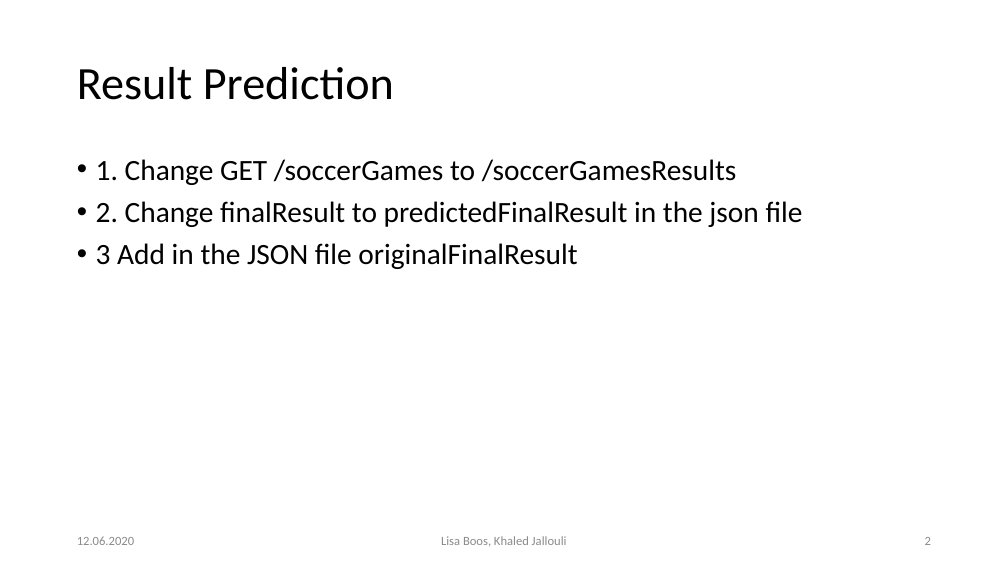
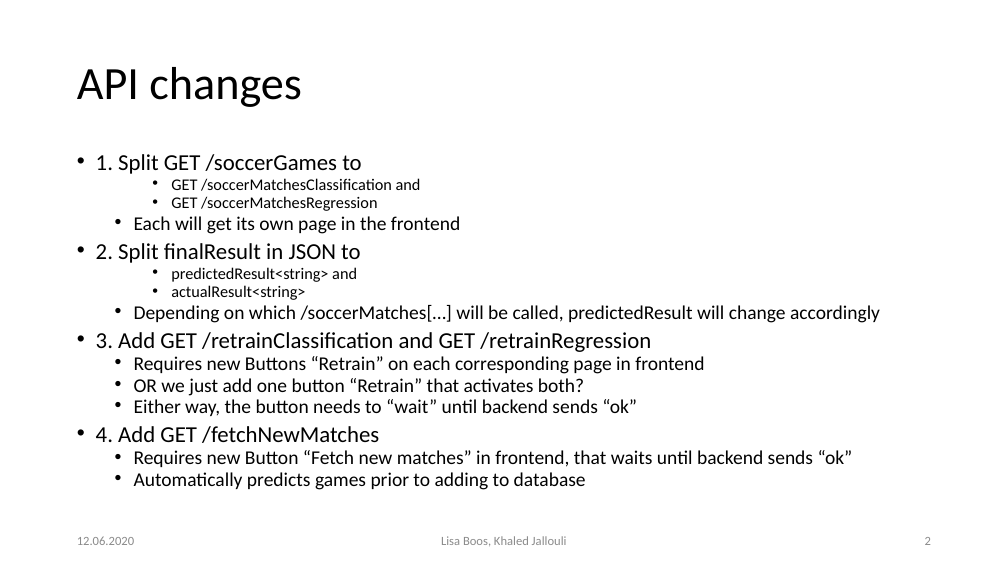
Before and after one commit to Khaledjallouli/project, a slide deck: slide 2 of Web/RESTful_API_Definition/API_LastSprint.pptx. Drawn at 1008x567 pixels with LibreOffice and Linux fonts; fonts in the diff are those of the drawing; background and template pictures are left out. Boxes give left, top, right and bottom in pixels: in the first picture for what was removed or moved away, otherwise in the second. Text is boxed around its words. In the diff, an @@ line names an element or a change of style, - is before the commit and + after.

```diff
--- a/Web/RESTful_API_Definition/API_LastSprint.pptx
+++ b/Web/RESTful_API_Definition/API_LastSprint.pptx
@@ title at [77,67,302,107]: text changed @@
-Result Prediction
+API changes
@@ text at [96,154,880,490]: text changed; size 28 to 18.6 pt @@
-• 1. Change GET /soccerGames to /soccerGamesResults
-• 2. Change finalResult to predictedFinalResult in the json file
-• 3 Add in the JSON file originalFinalResult
+• 1. Split GET /soccerGames to
+    • GET /soccerMatchesClassification and
+    • GET /soccerMatchesRegression
+  • Each will get its own page in the frontend
+• 2. Split finalResult in JSON to
+    • predictedResult<string> and
+    • actualResult<string>
+  • Depending on which /soccerMatches[…] will be called, predictedResult will change accordingly
+• 3. Add GET /retrainClassification and GET /retrainRegression
+  • Requires new Buttons “Retrain” on each corresponding page in frontend
+  • OR we just add one button “Retrain” that activates both?
+  • Either way, the button needs to “wait” until backend sends “ok”
+• 4. Add GET /fetchNewMatches
+  • Requires new Button “Fetch new matches” in frontend, that waits until backend sends “ok”
+  • Automatically predicts games prior to adding to database
```
Also in this commit, not shown: 2 other slides changed, 1 slide added.
